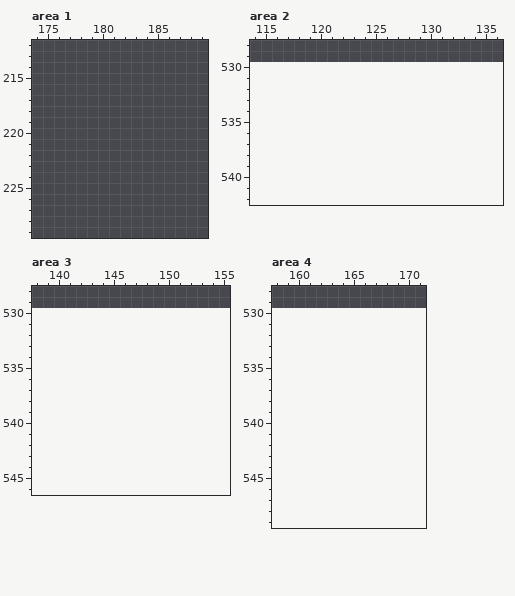
A pixel-art file gets an edit: assets/ui/skin.aseprite. The picture above is the old version.
320x530 pixels, 1 frame. Colours within 5 levels of each other are drawn and written as one. Shown: area 1: x 174..189, y 212..229; area 2: x 114..136, y 528..542; area 3: x 138..155, y 528..546; area 4: x 158..171, y 528..549. The old version is drawn lined up with the new one, on the new canvas. The commit also changed other parts of the picture, which this record leaves out.
After:
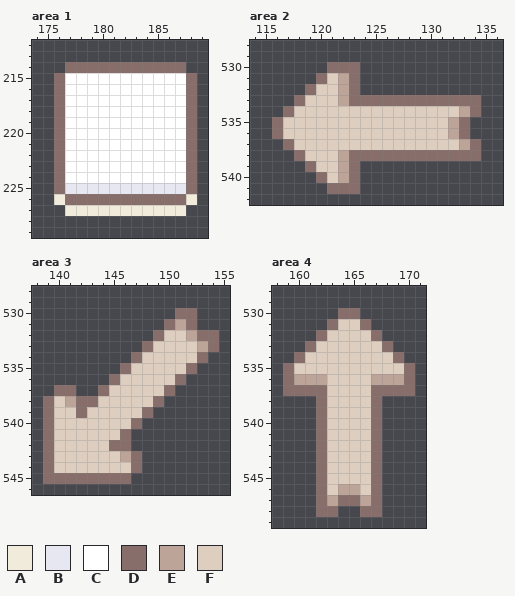
Palette (. is transparent): A #f1ebdb  B #e6e7f0  C #ffffff  D #886e6a  E #bda499  F #ddcebf
Change:
{"change": "canvas 320x530 -> 320x640"}
{"where": "area 1"}
{"y":214,"x":177,"old":"...........","new":"DDDDDDDDDDD"}
{"y":215,"x":176,"old":".............","new":"DCCCCCCCCCCCD"}
{"y":216,"x":176,"old":".............","new":"DCCCCCCCCCCCD"}
{"y":217,"x":176,"old":".............","new":"DCCCCCCCCCCCD"}
{"y":218,"x":176,"old":".............","new":"DCCCCCCCCCCCD"}
{"y":219,"x":176,"old":".............","new":"DCCCCCCCCCCCD"}
{"y":220,"x":176,"old":".............","new":"DCCCCCCCCCCCD"}
{"y":221,"x":176,"old":".............","new":"DCCCCCCCCCCCD"}
{"y":222,"x":176,"old":".............","new":"DCCCCCCCCCCCD"}
{"y":223,"x":176,"old":".............","new":"DCCCCCCCCCCCD"}
{"y":224,"x":176,"old":".............","new":"DCCCCCCCCCCCD"}
{"y":225,"x":176,"old":".............","new":"DBBBBBBBBBBBD"}
{"y":226,"x":176,"old":".............","new":"ADDDDDDDDDDDA"}
{"y":227,"x":177,"old":"...........","new":"AAAAAAAAAAA"}
{"where": "area 2"}
{"y":530,"x":121,"old":"...","new":"DDD"}
{"y":531,"x":120,"old":"....","new":"DFED"}
{"y":532,"x":119,"old":".....","new":"DFFED"}
{"y":533,"x":118,"old":".................","new":"DFFFEDDDDDDDDDDDD"}
{"y":534,"x":117,"old":"..................","new":"DFFFFFFFFFFFFFFFED"}
{"y":535,"x":116,"old":"..................","new":"DFFFFFFFFFFFFFFFED"}
{"y":536,"x":116,"old":"..................","new":"DFFFFFFFFFFFFFFFED"}
{"y":537,"x":117,"old":"..................","new":"DFFFFFFFFFFFFFFFED"}
{"y":538,"x":118,"old":".................","new":"DFFFEDDDDDDDDDDDD"}
{"y":539,"x":119,"old":".....","new":"DFFED"}
{"y":540,"x":120,"old":"....","new":"DFED"}
{"y":541,"x":121,"old":"...","new":"DDD"}
{"where": "area 3"}
{"y":530,"x":151,"old":"..","new":"DD"}
{"y":531,"x":150,"old":"...","new":"DED"}
{"y":532,"x":149,"old":"......","new":"DFFEDD"}
{"y":533,"x":148,"old":".......","new":"DFFFFED"}
{"y":534,"x":147,"old":".......","new":"DFFFFFD"}
{"y":535,"x":146,"old":".......","new":"DFFFFFD"}
{"y":536,"x":145,"old":".......","new":"DFFFFFD"}
{"y":537,"x":140,"old":"..","new":"DD"}
{"y":537,"x":144,"old":".......","new":"DFFFFFD"}
{"y":538,"x":139,"old":"...........","new":"DFEDDFFFFFD"}
{"y":539,"x":139,"old":"..........","new":"DFFDFFFFFD"}
{"y":540,"x":139,"old":".........","new":"DFFFFFFFD"}
{"y":541,"x":139,"old":"........","new":"DFFFFFFD"}
{"y":542,"x":139,"old":"........","new":"DFFFFFDD"}
{"y":543,"x":139,"old":".........","new":"DFFFFFFED"}
{"y":544,"x":139,"old":".........","new":"DFFFFFFFD"}
{"y":545,"x":139,"old":"........","new":"DDDDDDDD"}
{"where": "area 4"}
{"y":530,"x":164,"old":"..","new":"DD"}
{"y":531,"x":163,"old":"....","new":"DFFD"}
{"y":532,"x":162,"old":"......","new":"DFFFFD"}
{"y":533,"x":161,"old":"........","new":"DFFFFFFD"}
{"y":534,"x":160,"old":"..........","new":"DFFFFFFFFD"}
{"y":535,"x":159,"old":"............","new":"DFFFFFFFFFFD"}
{"y":536,"x":159,"old":"............","new":"DEEEFFFFEEED"}
{"y":537,"x":159,"old":"............","new":"DDDDFFFFDDDD"}
{"y":538,"x":162,"old":"......","new":"DFFFFD"}
{"y":539,"x":162,"old":"......","new":"DFFFFD"}
{"y":540,"x":162,"old":"......","new":"DFFFFD"}
{"y":541,"x":162,"old":"......","new":"DFFFFD"}
{"y":542,"x":162,"old":"......","new":"DFFFFD"}
{"y":543,"x":162,"old":"......","new":"DFFFFD"}
{"y":544,"x":162,"old":"......","new":"DFFFFD"}
{"y":545,"x":162,"old":"......","new":"DFFFFD"}
{"y":546,"x":162,"old":"......","new":"DFEEFD"}
{"y":547,"x":162,"old":"......","new":"DEDDED"}
{"y":548,"x":162,"old":"..","new":"DD"}
{"y":548,"x":166,"old":"..","new":"DD"}
{"label":"added","picture_box":[54,62,197,216]}
{"label":"added","picture_box":[272,62,481,194]}
{"label":"added","picture_box":[43,308,219,484]}
{"label":"added","picture_box":[283,308,415,517]}
